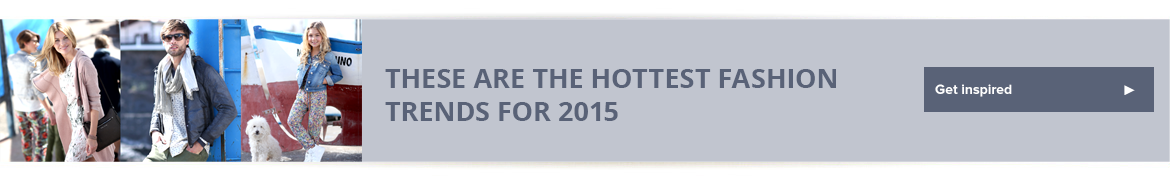
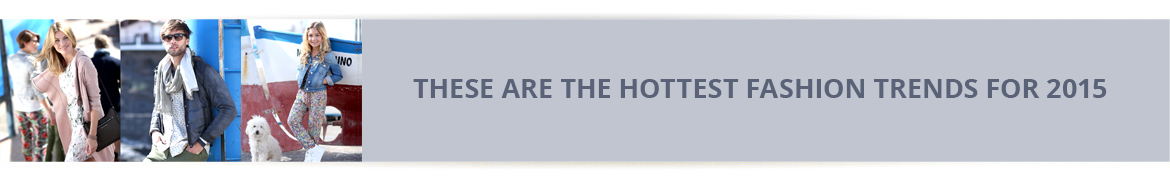
Layered file, before and after one edit (1170 × 182). Changes by layer:
hid "Get inspired" over left=935, top=84, right=1012, bottom=97
painted on "These are the hottest fashion trends for 2015" over left=385, top=69, right=1107, bottom=121
hid "► copy" over left=1124, top=85, right=1135, bottom=95
hid "Rectangle 1" over left=924, top=67, right=1154, bottom=112
